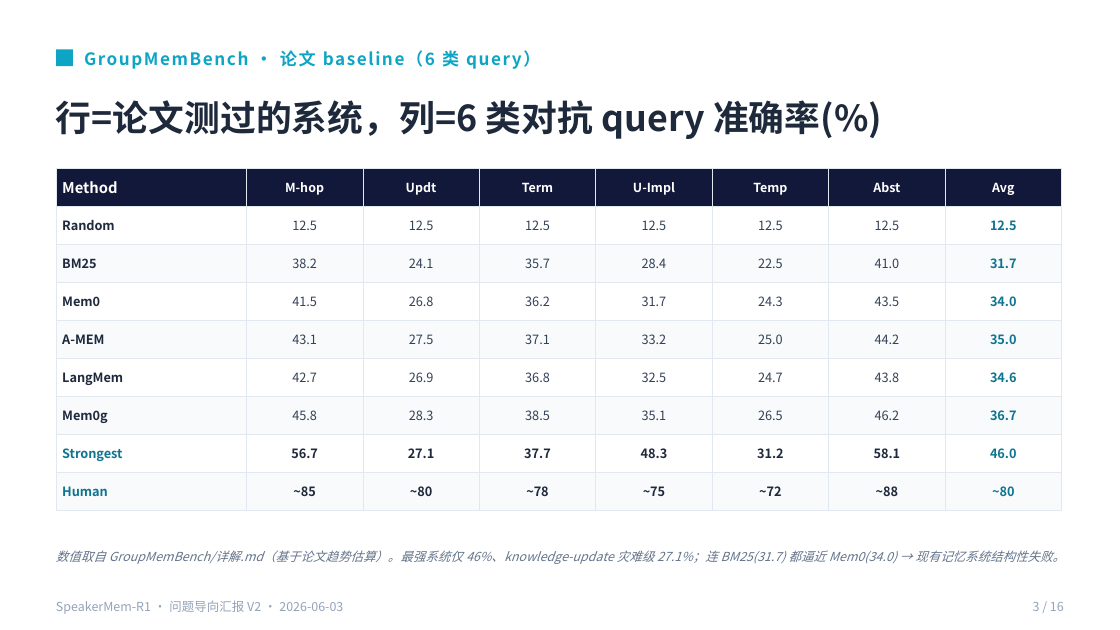
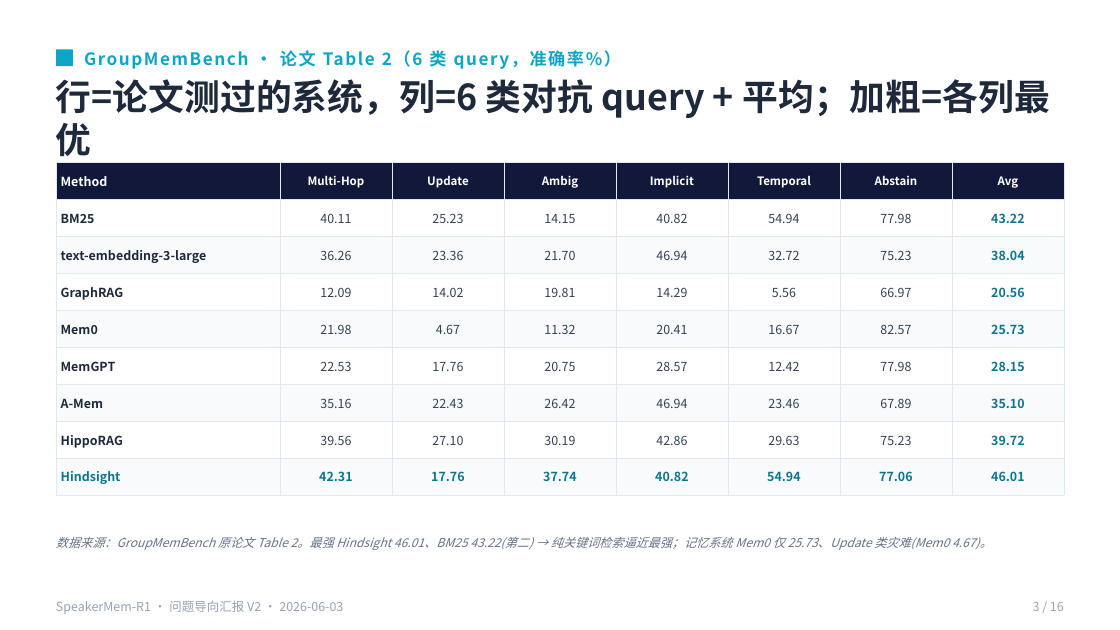
Before and after one commit to 2022hpsk/2026AAAI, a slide deck: slide 3 of SpeakerMem-R1-汇报V2-问题导向.pptx. Drawn at 1120x630 pixels with LibreOffice and Linux fonts; fonts in the diff are those of the drawing. Boxes give left, top, right and bottom in pixels: in the first picture for what was removed or moved away, otherwise in the second. Text is boxed around its words. In the diff, an @@ line names an element or a change of style, - is before the commit and + after.

```diff
--- a/SpeakerMem-R1-汇报V2-问题导向.pptx
+++ b/SpeakerMem-R1-汇报V2-问题导向.pptx
@@ text at (84,50,621,69): text changed @@
-GroupMemBench · 论文 baseline（6 类 query）
+GroupMemBench · 论文 Table 2（6 类 query，准确率%）
@@ text at (56,79,1050,157): text changed @@
-行=论文测过的系统，列=6 类对抗 query 准确率(%)
+行=论文测过的系统，列=6 类对抗 query + 平均；加粗=各列最优
@@ table at (56,162,1064,488) @@
-row 1: Method | M-hop | Updt | Term | U-Impl | Temp | Abst | Avg
+row 1: Method | Multi-Hop | Update | Ambig | Implicit | Temporal | Abstain | Avg
-row 2: Random | 12.5 | 12.5 | 12.5 | 12.5 | 12.5 | 12.5 | 12.5
+row 2: BM25 | 40.11 | 25.23 | 14.15 | 40.82 | 54.94 | 77.98 | 43.22
-row 3: BM25 | 38.2 | 24.1 | 35.7 | 28.4 | 22.5 | 41.0 | 31.7
+row 3: text-embedding-3-large | 36.26 | 23.36 | 21.70 | 46.94 | 32.72 | 75.23 | 38.04
-row 4: Mem0 | 41.5 | 26.8 | 36.2 | 31.7 | 24.3 | 43.5 | 34.0
+row 4: GraphRAG | 12.09 | 14.02 | 19.81 | 14.29 | 5.56 | 66.97 | 20.56
-row 5: A-MEM | 43.1 | 27.5 | 37.1 | 33.2 | 25.0 | 44.2 | 35.0
+row 5: Mem0 | 21.98 | 4.67 | 11.32 | 20.41 | 16.67 | 82.57 | 25.73
-row 6: LangMem | 42.7 | 26.9 | 36.8 | 32.5 | 24.7 | 43.8 | 34.6
+row 6: MemGPT | 22.53 | 17.76 | 20.75 | 28.57 | 12.42 | 77.98 | 28.15
-row 7: Mem0g | 45.8 | 28.3 | 38.5 | 35.1 | 26.5 | 46.2 | 36.7
+row 7: A-Mem | 35.16 | 22.43 | 26.42 | 46.94 | 23.46 | 67.89 | 35.10
-row 8: Strongest | 56.7 | 27.1 | 37.7 | 48.3 | 31.2 | 58.1 | 46.0
+row 8: HippoRAG | 39.56 | 27.10 | 30.19 | 42.86 | 29.63 | 75.23 | 39.72
-row 9: Human | ~85 | ~80 | ~78 | ~75 | ~72 | ~88 | ~80
+row 9: Hindsight | 42.31 | 17.76 | 37.74 | 40.82 | 54.94 | 77.06 | 46.01
@@ size 9.5 to 8 pt in "Method" @@
@@ size 8 to 7.4 pt in "Avg" @@
@@ table: place and size @@
-table at (56,168,1062,500)
+table at (56,162,1064,488)
@@ text at (56,537,992,550): text changed; size 8 to 7.8 pt @@
-数值取自 GroupMemBench/详解.md（基于论文趋势估算）。最强系统仅 46%、knowledge-update 灾难级 27.1%；连 BM25(31.7) 都逼近 Mem0(34.0) → 现有记忆系统结构性失败。
+数据来源：GroupMemBench 原论文 Table 2。最强 Hindsight 46.01、BM25 43.22(第二) → 纯关键词检索逼近最强；记忆系统 Mem0 仅 25.73、Update 类灾难(Mem0 4.67)。
```
Also in this commit, not shown: 3 other slides changed, 6 other files.
